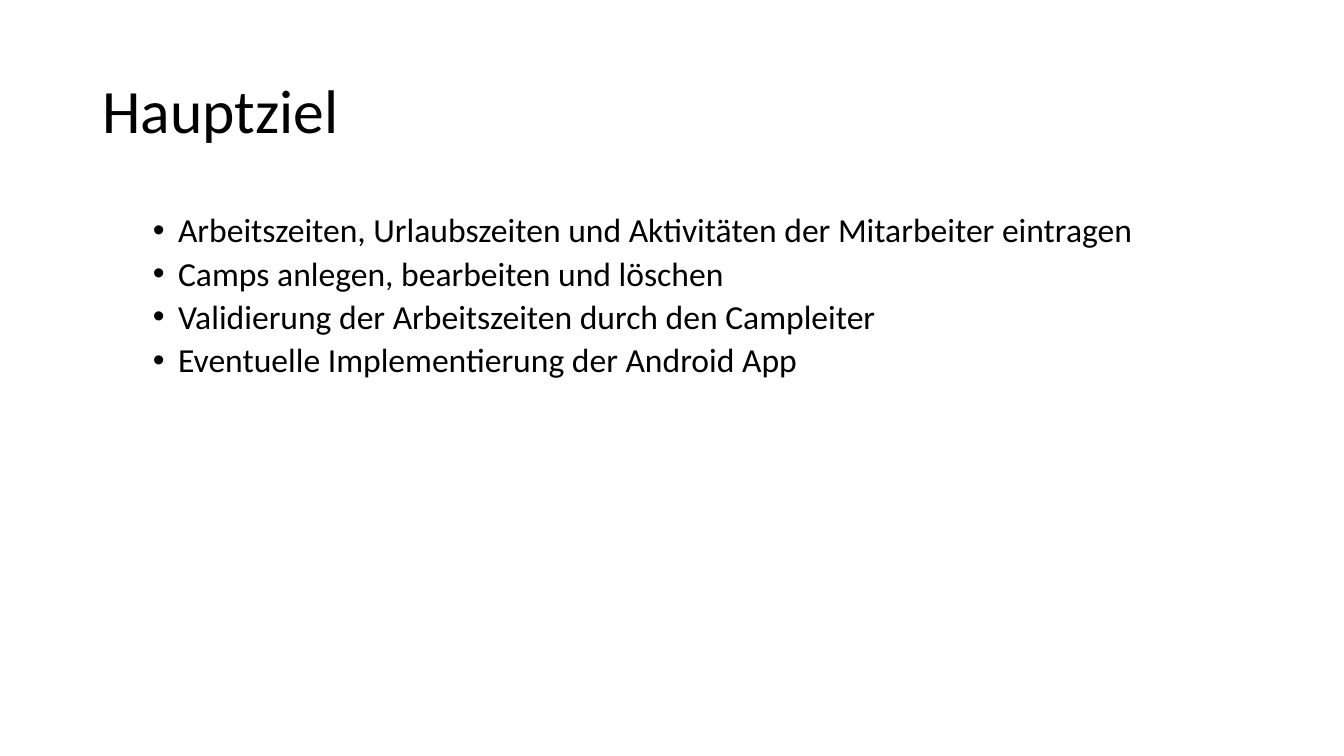
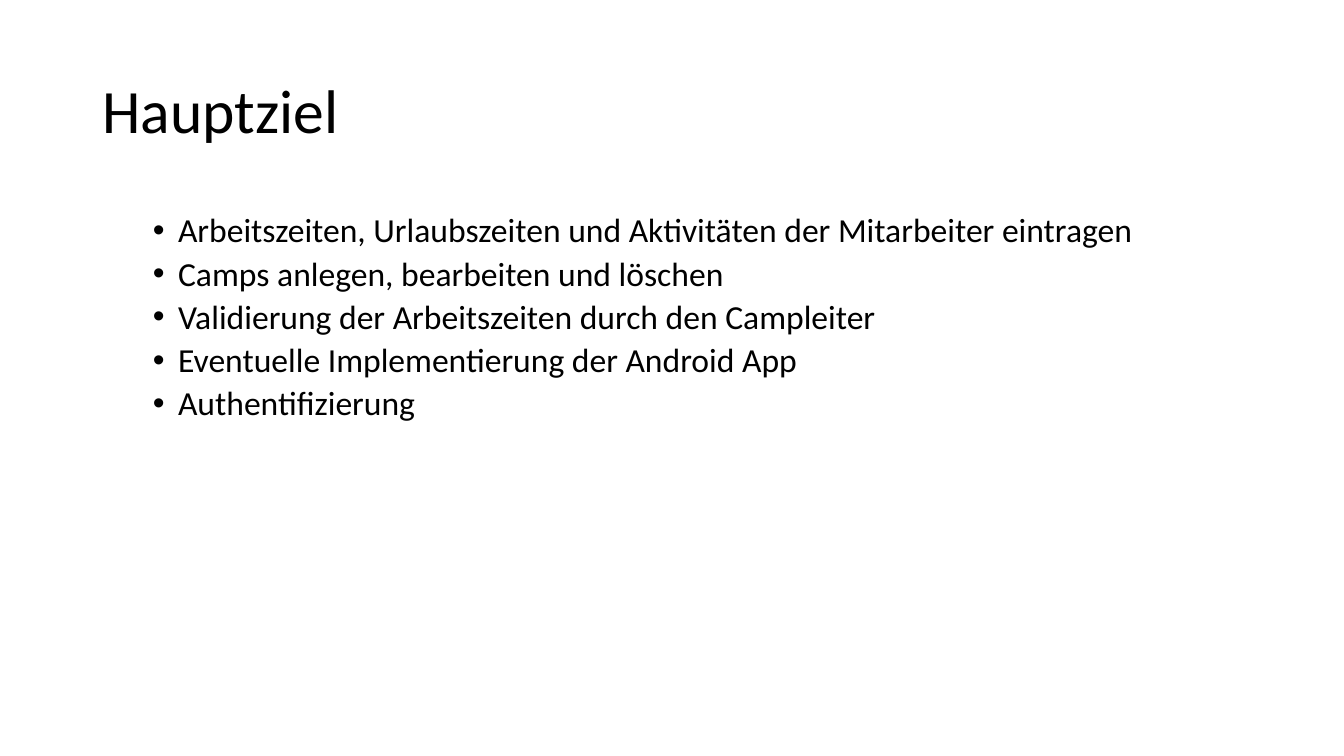
Before and after one commit to EderRene/Arbeitszeitverwaltung_Sportcamp_Salcher, a slide deck: slide 3 of Projektiterationen/2.Iteration.pptx (slide 2 before the commit). Drawn at 1344x756 pixels with LibreOffice and Linux fonts; fonts in the diff are those of the drawing. Boxes give left, top, right and bottom in pixels: in the first picture for what was removed or moved away, otherwise in the second. Text is boxed around its words. In the diff, an @@ line names an element or a change of style, - is before the commit and + after.

```diff
--- a/Projektiterationen/2.Iteration.pptx
+++ b/Projektiterationen/2.Iteration.pptx
@@ text at (x1=178, y1=391, x2=415, y2=421): paragraph added @@
+  • Authentifizierung
```
Also in this commit, not shown: 2 other slides changed, 1 slide added.
